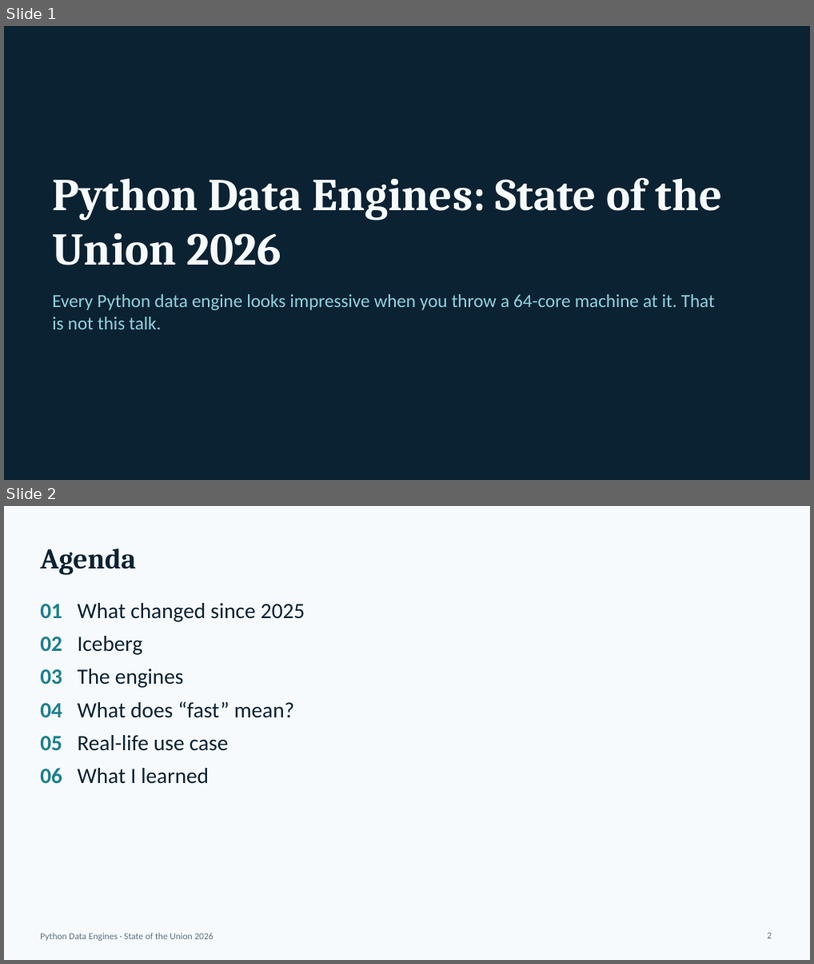
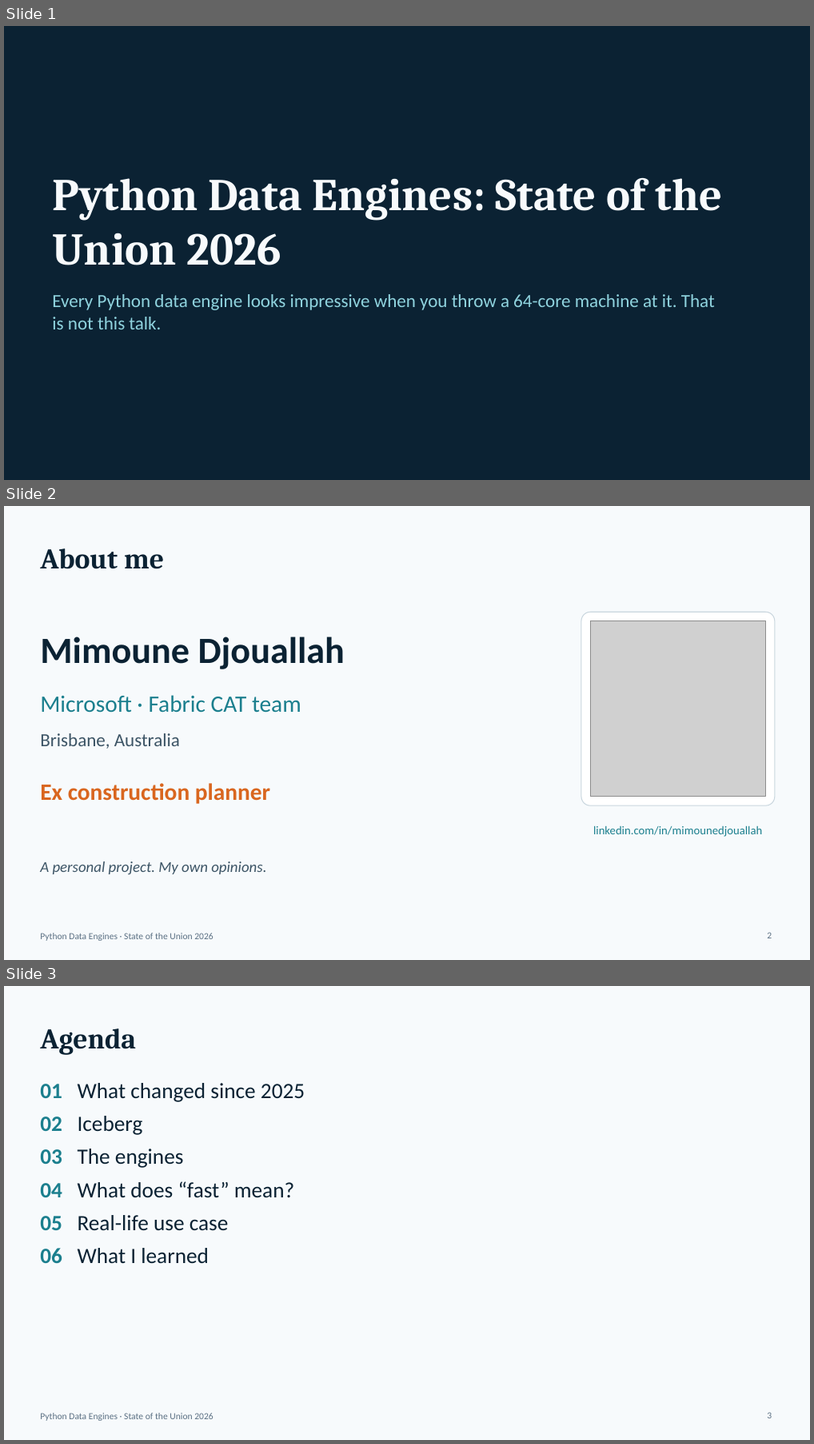
Before and after one commit to djouallah/presentations, a slide deck: python-engine/state-of-the-union-python-engines-2026.pptx. Shown one above the other, each under a label of ours: slides 1 and 2 before the commit, slides 1, 2 and 3 after it. The pictures are 814x964 and 814x1444 pixels, drawn with LibreOffice and Linux fonts; fonts in the diff are those of the drawing; grey boxes stand for pictures. Boxes give left, top, right and bottom in pixels: in the first picture for what was removed or moved away, otherwise in the second. Text is boxed around its words. In the diff, an @@ line names an element or a change of style, - is before the commit and + after.

```diff
--- a/python-engine/state-of-the-union-python-engines-2026.pptx
+++ b/python-engine/state-of-the-union-python-engines-2026.pptx
@@ slide 2 added at (x1=4, y1=506, x2=810, y2=960), background #F7FAFC; not listed: 1 template element that a slide beside it also shows @@
@@ title added at (x1=40, y1=548, x2=164, y2=569), 34 pt, text #0B2233, bold @@
+About me
@@ rounded rectangle added at (x1=582, y1=612, x2=775, y2=805), fill #FFFFFF, outline #C9D6DE 1 pt @@
@@ picture added at (x1=591, y1=621, x2=766, y2=796) @@
@@ text added at (x1=40, y1=636, x2=345, y2=669), 44 pt, text #0B2233, bold @@
+Mimoune Djouallah
@@ text added at (x1=40, y1=695, x2=302, y2=712), 28 pt, text #1B7F8E @@
+Microsoft · Fabric CAT team
@@ text added at (x1=40, y1=733, x2=180, y2=748), 22 pt, text #3D5566 @@
+Brisbane, Australia
@@ text added at (x1=40, y1=783, x2=270, y2=804), 28 pt, text #D9661F, bold @@
+Ex construction planner
@@ text added at (x1=594, y1=825, x2=762, y2=836), 14 pt, text #1B7F8E @@
+linkedin.com/in/mimounedjouallah
@@ text added at (x1=40, y1=861, x2=266, y2=874), 18 pt, text #3D5566, italic @@
+A personal project. My own opinions.
@@ page number added at (x1=767, y1=932, x2=772, y2=938), 11 pt, text #5B7083 @@
+2
@@ what was slide 2 is now slide 3 @@
```
Also in this commit, not shown: 2 slides changed, 5 other slides added, 8 other files.
